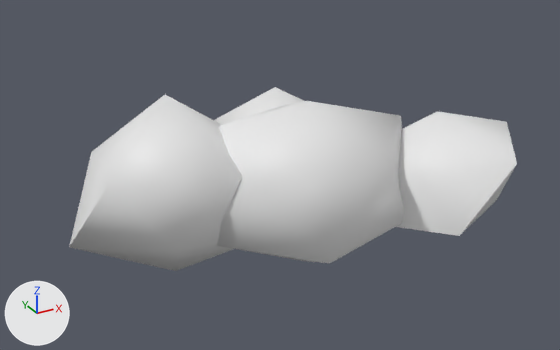
What one commit did to the glTF model models/variants/bush_low_v2.glb.
One viewpoint serves both versions: a camera (50 mm lens) standing at (-1.209, -2.02, 1.259) and looking at (-0.024, 0.135, 0.181). Arrows for +X, +Y and +Z are at lower left; the lights stay in place. The older version comes first. Vertices at exactly the same position are counted once.

The older version as bpy lines, for what is in view:
```python
me_blob0 = bpy.data.meshes.new('Blob0')
me_blob0.from_pydata(...)  # 48 vertices, 80 faces; spans x -0.75..0.78, y -0.39..0.69, z -0.13..0.51
ob_bush = bpy.data.objects.new('Bush', me_blob0)
ob_bush.location = (0.0, 0.0, 0.0)
```
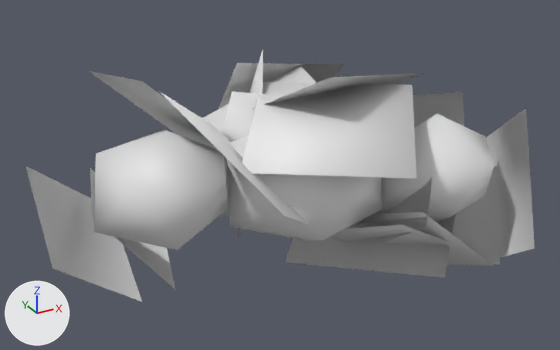
The change, as a diff of the scene's bpy script:
```diff
--- a/models/variants/bush_low_v2.glb.py
+++ b/models/variants/bush_low_v2.glb.py
@@ me_blob0 @@
 # used by ob_bush; location = (0.0, 0.0, 0.0)
-me_blob0.from_pydata(...)  # 48 vertices, 80 faces; spans x -0.75..0.78, y -0.39..0.69, z -0.13..0.51
+me_blob0.from_pydata(...)  # 116 vertices, 114 faces; spans x -0.83..0.85, y -0.5..0.75, z -0.22..0.61
+# me_blob0 part 1: the loose piece of 12 vertices spanning x -0.37..0.38, y -0.32..0.33, z -0.1..0.48 is scaled about its middle by 0.75, then moved by (0.0, 0.0, 0.01)
+# me_blob0 part 2: the loose piece of 12 vertices spanning x -0.75..-0.1, y -0.12..0.55, z -0.13..0.51 is rebuilt with 12 vertices and now spans x -0.67..-0.2, y -0.06..0.44, z -0.03..0.39
+# me_blob0 part 3: the loose piece of 12 vertices spanning x -0.11..0.35, y 0.14..0.69, z -0.1..0.41 is rebuilt with 12 vertices and now spans x -0.1..0.3, y 0.2..0.56, z -0.04..0.34
+# me_blob0 part 4
+# 10 vertices are removed from x 0.15..0.78, y -0.39..0.22, z 0.04..0.31
+# 20 faces are deleted
+# 1 vertex moves within x 0.45, y -0.1, z 0.4
+# 78 vertices are added at x -0.83..0.85, y -0.5..0.75, z -0.22..0.61
+# 54 new faces join them
```

What differs and where, as boxes [x1, y1, x2, y2] in the pictures (560 x 350 px; the box of a moved part takes in the faces that stretch with it):
'Bush', reshaped (14% wider, 37% taller): before [69, 87, 517, 271]; after [26, 50, 535, 302]
part 1 of me_blob0, moved or reshaped: before [216, 101, 404, 263]; after [227, 136, 382, 241]
part 2 of me_blob0, rebuilt: before [69, 95, 242, 271]; after [94, 130, 228, 250]
part 3 of me_blob0, rebuilt (not visible afterwards): before [214, 87, 304, 125]
part 4 of me_blob0, reshaped: before [396, 111, 517, 236]; after [26, 50, 535, 302]
